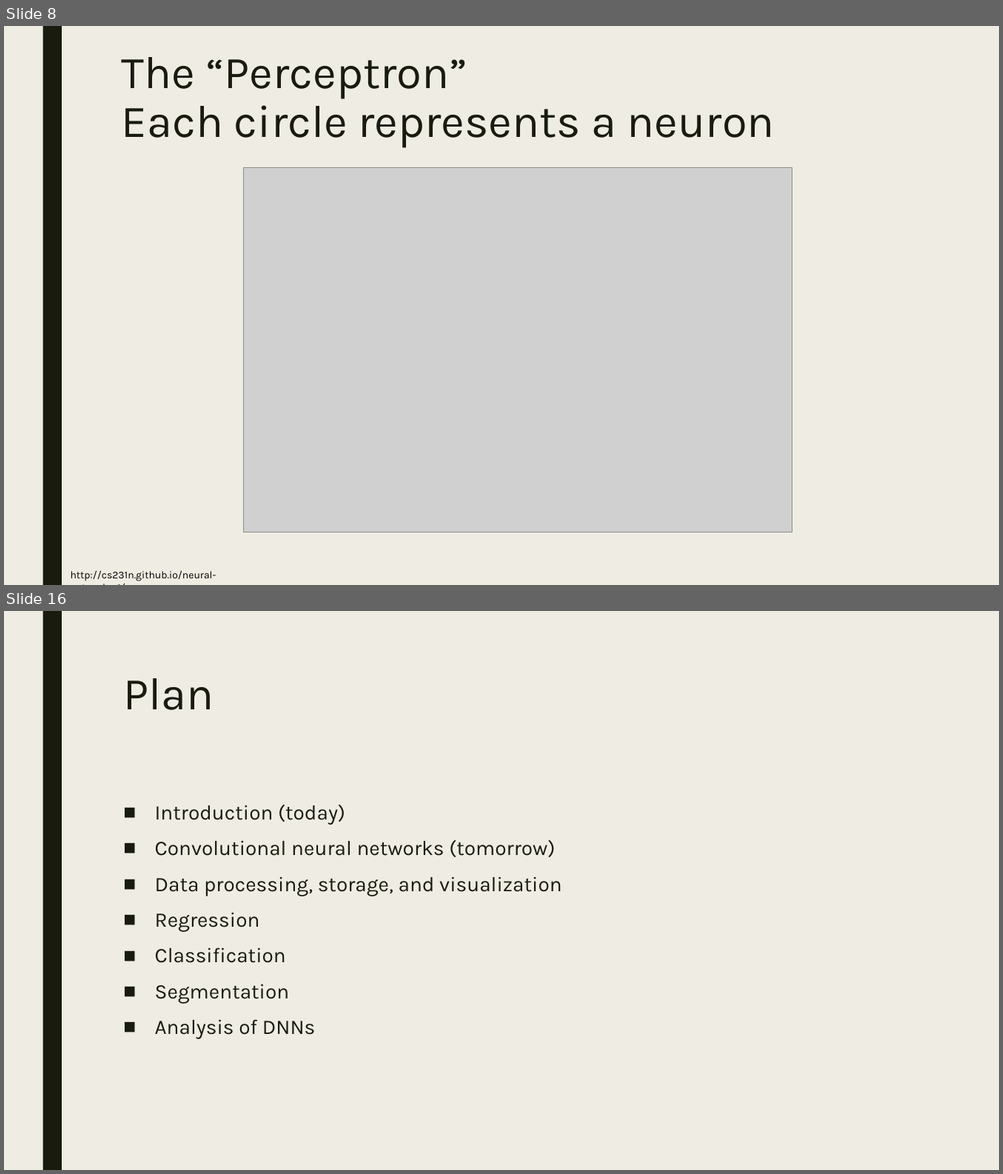
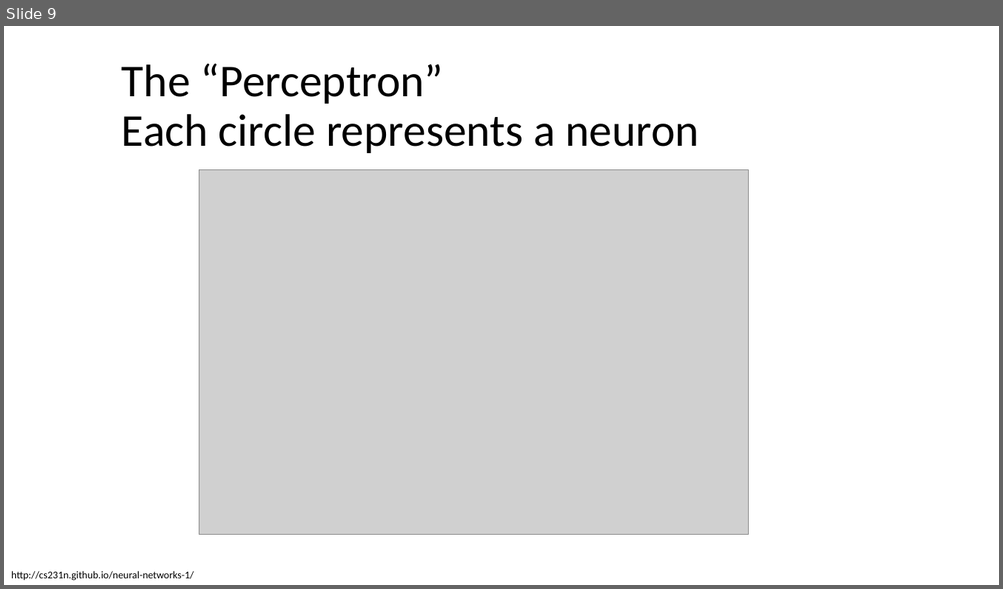
Before and after one commit to bahadirbklg/intro, a slide deck: 1 - introduction/DLMR 1 - introduction.pptx. Shown one above the other, each under a label of ours: slides 8 and 16 before the commit, slide 9 after it; the slides between them are not shown. The pictures are 1003x1174 and 1003x589 pixels, drawn with LibreOffice and Linux fonts; fonts in the diff are those of the drawing; grey boxes stand for pictures. Boxes give left, top, right and bottom in pixels: in the first picture for what was removed or moved away, otherwise in the second. Text is boxed around its words. In the diff, an @@ line names an element or a change of style, - is before the commit and + after.

```diff
--- a/1 - introduction/DLMR 1 - introduction.pptx
+++ b/1 - introduction/DLMR 1 - introduction.pptx
@@ slide 16 removed at (4,611,999,1170), background #EFEDE3; not listed: 1 template element that a slide beside it also shows @@
@@ title removed at (123,678,213,710) @@
-Plan
@@ text removed at (155,805,562,1039) @@
-■ Introduction (today)
-■ Convolutional neural networks (tomorrow)
-■ Data processing, storage, and visualization
-■ Regression
-■ Classification
-■ Segmentation
-■ Analysis of DNNs
@@ what was slide 8 is now slide 9 @@
@@ slide 9 changed as well @@
@@ background #EFEDE3 to #FFFFFF @@
@@ rectangle removed at (42,26,62,585) @@
@@ title "The “Perceptron” Each circle represents ..." at (122,63,700,153): font Karla to Calibri, text colour #191B0E to #000000; line spacing 0.89 to 0.9; vertical alignment top to middle @@
@@ picture: place and size @@
-picture at (243,168,792,534)
+picture at (199,170,748,536)
@@ text "http://cs231n.github.io/neural-networks-1/": place and size @@
-text "http://cs231n.github.io/neural-networks-1/" at (71,571,216,582)
+text "http://cs231n.github.io/neural-networks-1/" at (11,571,194,581)
@@ text "http://cs231n.github.io/neural-networks-1/" at (11,571,194,581): font Karla to Calibri @@
```
Also in this commit, not shown: 16 other slides changed, 15 slides added, 2 other slides removed.
